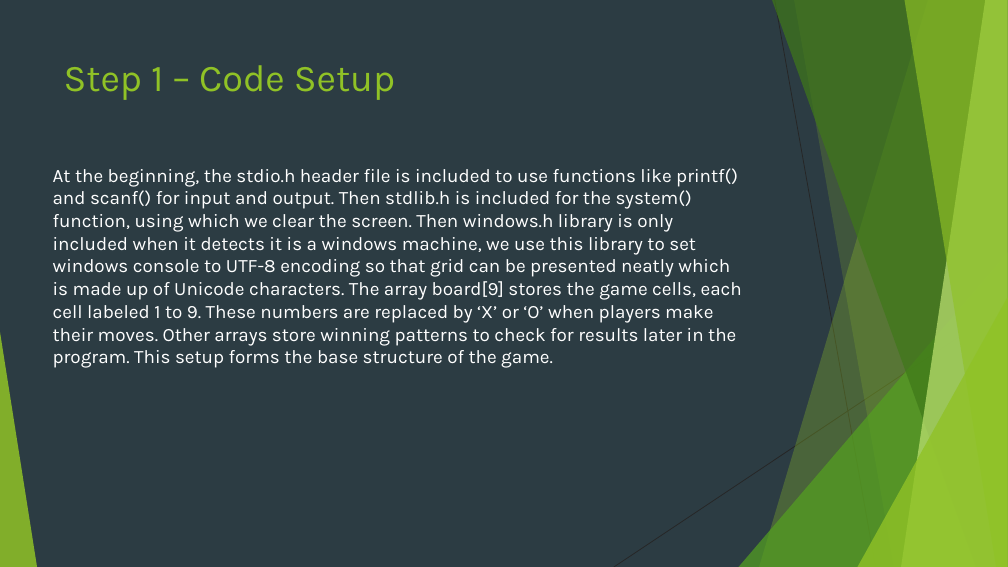
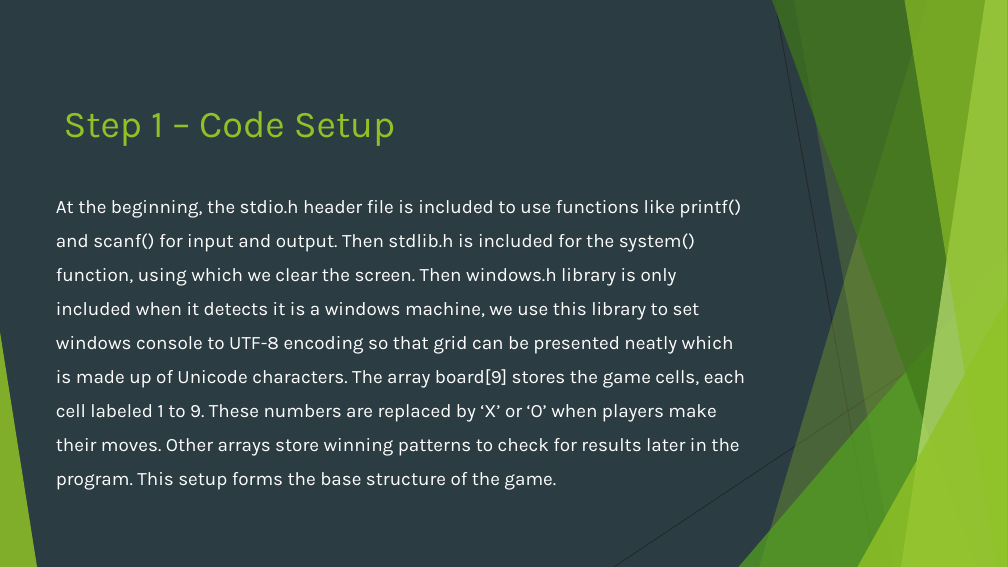
Before and after one commit to taha-ahmed-mallick/PF-fall25, a slide deck: slide 3 of CCP/presentation/presentation.pptx. Drawn at 1008x567 pixels with LibreOffice and Linux fonts; fonts in the diff are those of the drawing. Boxes give left, top, right and bottom in pixels: in the first picture for what was removed or moved away, otherwise in the second. Text is boxed around its words. In the diff, an @@ line names an element or a change of style, - is before the commit and + after.

```diff
--- a/CCP/presentation/presentation.pptx
+++ b/CCP/presentation/presentation.pptx
@@ title "Step 1 – Code Setup": place and size @@
-title "Step 1 – Code Setup" at [64, 65, 395, 100]
+title "Step 1 – Code Setup" at [64, 111, 395, 146]
@@ text "At the beginning, the stdio.h ...": place and size @@
-text "At the beginning, the stdio.h ..." at [53, 168, 742, 368]
+text "At the beginning, the stdio.h ..." at [56, 199, 745, 490]
@@ text "At the beginning, the stdio.h ..." at [56, 199, 745, 490]: line spacing 1 to 1.5 @@
```
Also in this commit, not shown: 7 other slides changed, 9 slides added, 2 other files.
